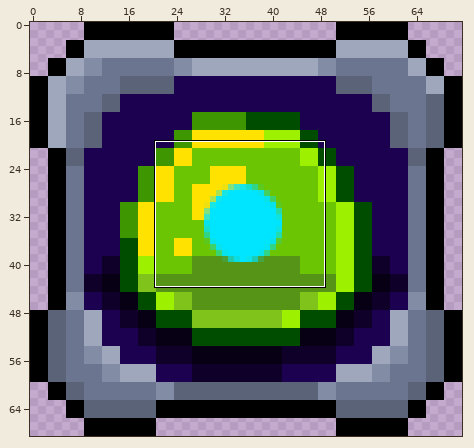
One commit to this sprite sheet: rollercoin/game4/slime.png. The picture above shows the old version from afar; the outline marks the close-up.
Close-up. Before:
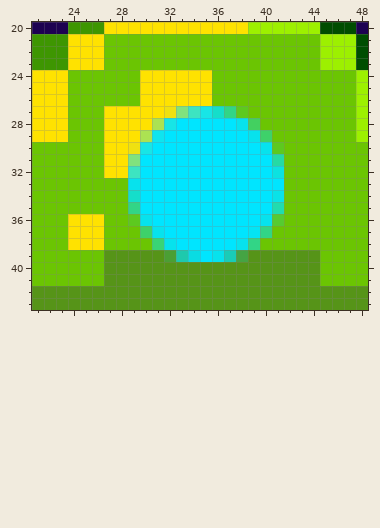
The file is 72x69 pixels. Colours within 5 levels of each other are drawn and written as one. Shown: x 21..48, y 20..43.
Now the later version:
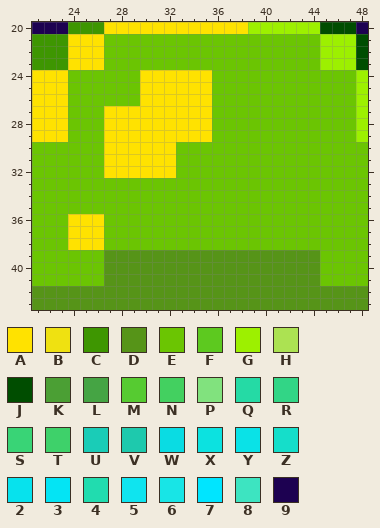
Palette (. is transparent): A #ffe200  B #efe111  C #3e9601  D #569418  E #6bc502  F #5dc91f  G #9df000  H #ace252  J #004d00  K #4b9f34  L #45a444  M #56cb31  N #43d060  P #81e27e  Q #25daa5  R #32d586  S #39d476  T #3ed16a  U #1accb7  V #1ec9ad  W #0adce3  X #0ce2e0  Y #0ae2e7  Z #15deca  2 #07e2ed  3 #04e4f4  4 #21dcaf  5 #0fe4ef  6 #18e5e6  7 #00e5ff  8 #3de4c1  9 #1d0151
The edit:
Colour 5 becomes colour A in row 29 at x 31.
Colour 6 becomes colour A in row 27 at x 35; in row 28 at x 32; in row 30 at x 30.
Colour 7 becomes colour A in row 28 at x 33 to 35; in row 29 at x 32 to 35; in row 30 at x 31 to 32; in rows 31 to 32 at x 30 to 32.
Colour 8 becomes colour A in row 27 at x 34; in row 32 at x 29.
Colour B becomes colour A in row 27 at x 32; in row 30 at x 29.
Colour H becomes colour A in row 28 at x 31; in row 29 at x 30.
Colour P becomes colour A in row 27 at x 33; in row 31 at x 29.
Colour 2 becomes colour D in row 39 at x 36.
Colour 7 becomes colour D in row 39 at x 35.
Colour K becomes colour D in row 39 at x 32.
Colour L becomes colour D in row 39 at x 38.
Colour U becomes colour D in row 39 at x 37.
Colour V becomes colour D in row 39 at x 33.
Colour W becomes colour D in row 39 at x 34.
Colour 2 becomes colour E in row 28 at x 38; in row 29 at x 39; in row 30 at x 40; in row 33 at x 29; in row 36 at x 30 and 40; in row 37 at x 31.
Colour 2 becomes colour E in row 38 at x 32 and 38.
Colour 3 becomes colour E in row 37 at x 39.
Colour 4 becomes colour E in row 35 at x 41.
Colour 7 becomes colour E in row 28 at x 36 to 37; in row 29 at x 36 to 38; in row 30 at x 33 to 39; in rows 31 to 32 at x 33 to 40; in row 33 at x 30 to 41; in rows 34 to 35 at x 30 to 40.
Colour 7 becomes colour E in row 36 at x 31 to 39; in row 37 at x 32 to 38; in row 38 at x 33 to 37.
Colour F becomes colour E in row 27 at x 38; in row 30 at x 41; in row 36 at x 29.
Colour M becomes colour E in row 36 at x 41.
Colour N becomes colour E in row 28 at x 39.
Colour Q becomes colour E in row 31 at x 41.
Colour R becomes colour E in row 27 at x 37; in row 35 at x 29; in row 37 at x 40; in row 38 at x 39.
Colour S becomes colour E in row 38 at x 31.
Colour T becomes colour E in row 29 at x 40; in row 37 at x 30.
Colour X becomes colour E in row 32 at x 41.
Colour Y becomes colour E in row 34 at x 41.
Colour Z becomes colour E in row 27 at x 36; in row 34 at x 29.
Where, in picture pixels (left, top, right, bottom), the same in both close-ups:
changed: (128, 106, 284, 262)
